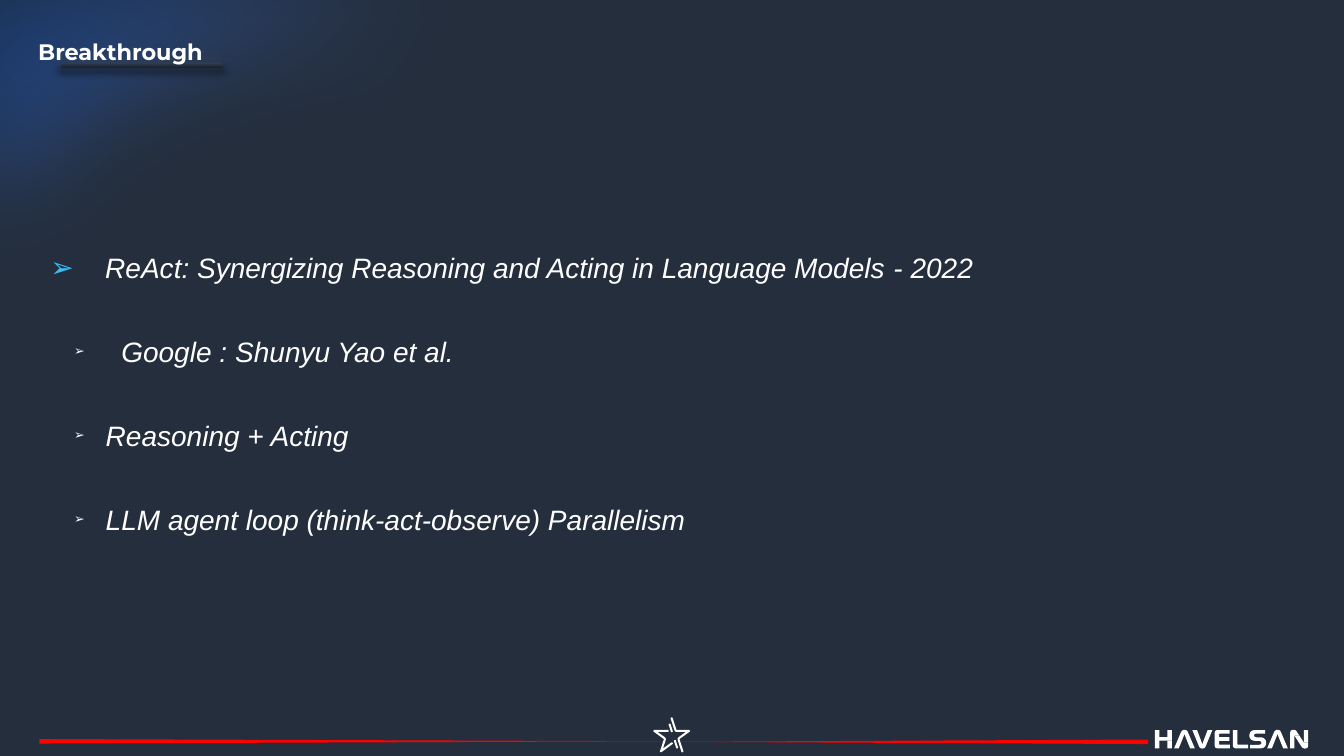
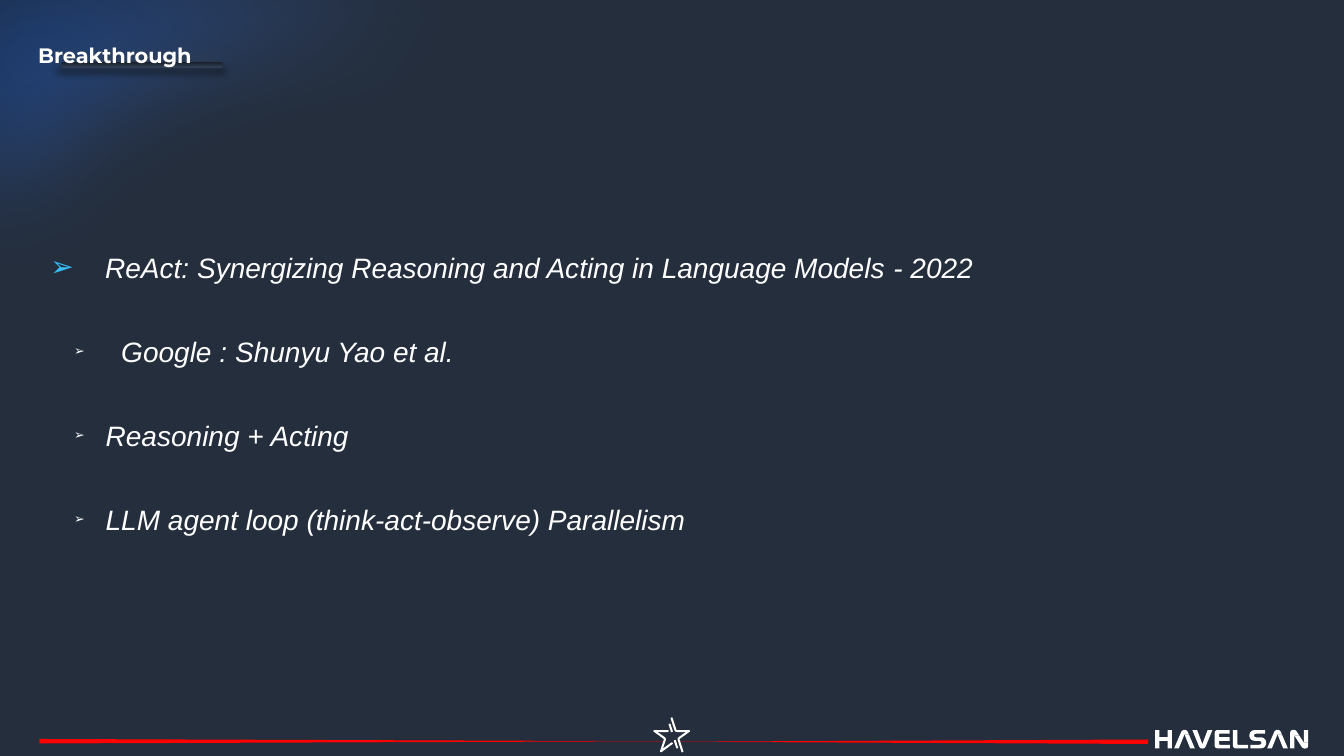
Before and after one commit to havelsan/YZ_EGITIM, a slide deck: slide 2 of presentations/03.Day_3_—_Building_AI_Systems_Production_Real_Use_Case.pptx. Drawn at 1344x756 pixels with LibreOffice and Linux fonts; fonts in the diff are those of the drawing. Boxes give left, top, right and bottom in pixels: in the first picture for what was removed or moved away, otherwise in the second. Text is boxed around its words. In the diff, an @@ line names an element or a change of style, - is before the commit and + after.

```diff
--- a/presentations/03.Day_3_—_Building_AI_Systems_Production_Real_Use_Case.pptx
+++ b/presentations/03.Day_3_—_Building_AI_Systems_Production_Real_Use_Case.pptx
@@ freeform shape at box(0, 0, 1149, 588): outline redrawn @@
@@ text "Breakthrough" at box(38, 47, 191, 70): size 16 to 14.9 pt; indent changed; line spacing 0.8 to 1 @@
@@ freeform shape at box(1155, 730, 1309, 749): outline redrawn @@
```
Also in this commit, not shown: 11 other slides changed, 1 slide added, 1 slide removed, 6 other files.
